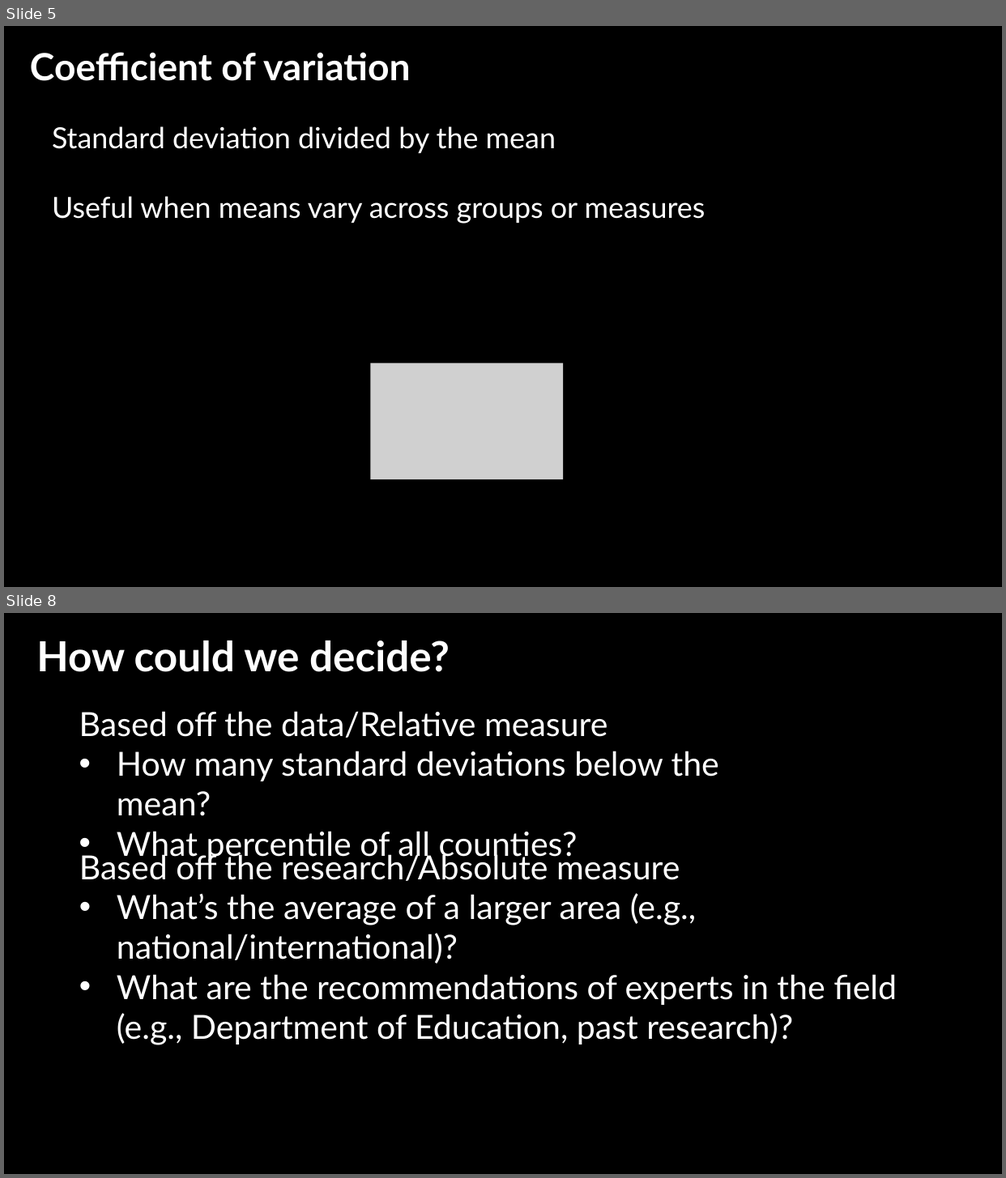
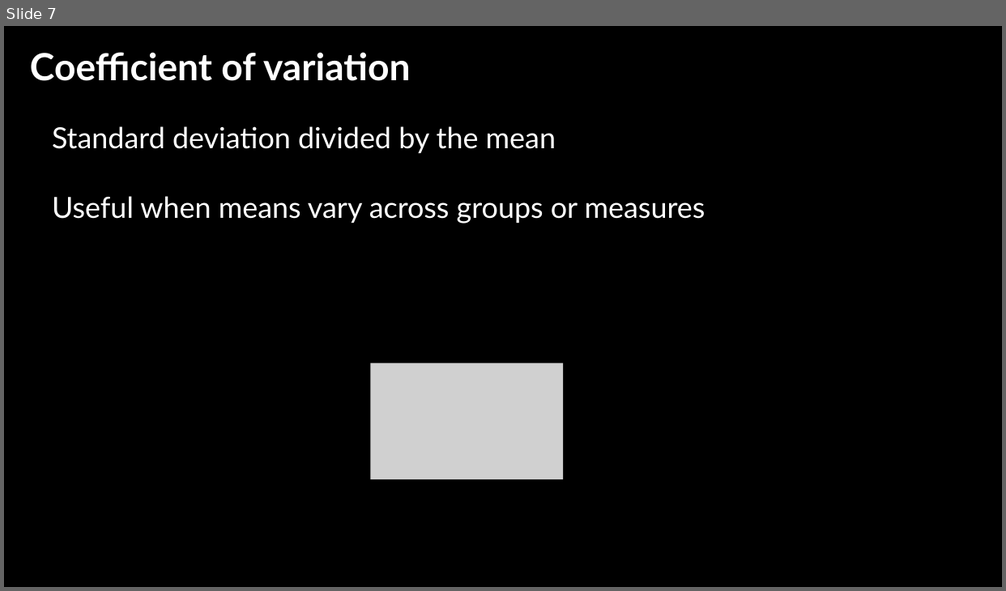
Before and after one commit to jshannon75/geog4300, a slide deck: in_class_slides/previous year slides/geog4300_W04-1 Classification and descriptive stats.pptx. Shown one above the other, each under a label of ours: slides 5 and 8 before the commit, slide 7 after it; the slides between them are not shown. The pictures are 1006x1178 and 1006x591 pixels, drawn with LibreOffice and Linux fonts; fonts in the diff are those of the drawing; grey boxes stand for pictures; background and template pictures are left out. Boxes give left, top, right and bottom in pixels: in the first picture for what was removed or moved away, otherwise in the second. Text is boxed around its words. In the diff, an @@ line names an element or a change of style, - is before the commit and + after.

```diff
--- a/in_class_slides/previous year slides/geog4300_W04-1 Classification and descriptive stats.pptx
+++ b/in_class_slides/previous year slides/geog4300_W04-1 Classification and descriptive stats.pptx
@@ slide 8 removed at box(4, 613, 1002, 1174), background picture (left out) @@
@@ text removed at box(36, 641, 450, 672) @@
-How could we decide?
@@ text removed at box(79, 711, 719, 862) @@
-Based off the data/Relative measure
-• How many standard deviations below the mean?
-• What percentile of all counties?
@@ text removed at box(79, 850, 897, 1046) @@
-Based off the research/Absolute measure
-• What’s the average of a larger area (e.g., national/international)?
-• What are the recommendations of experts in the field (e.g., Department of Education, past research)?
@@ what was slide 5 is now slide 7 @@
```
Also in this commit, not shown: 3 slides changed, 5 slides added, 3 other slides removed, 6 other files.
